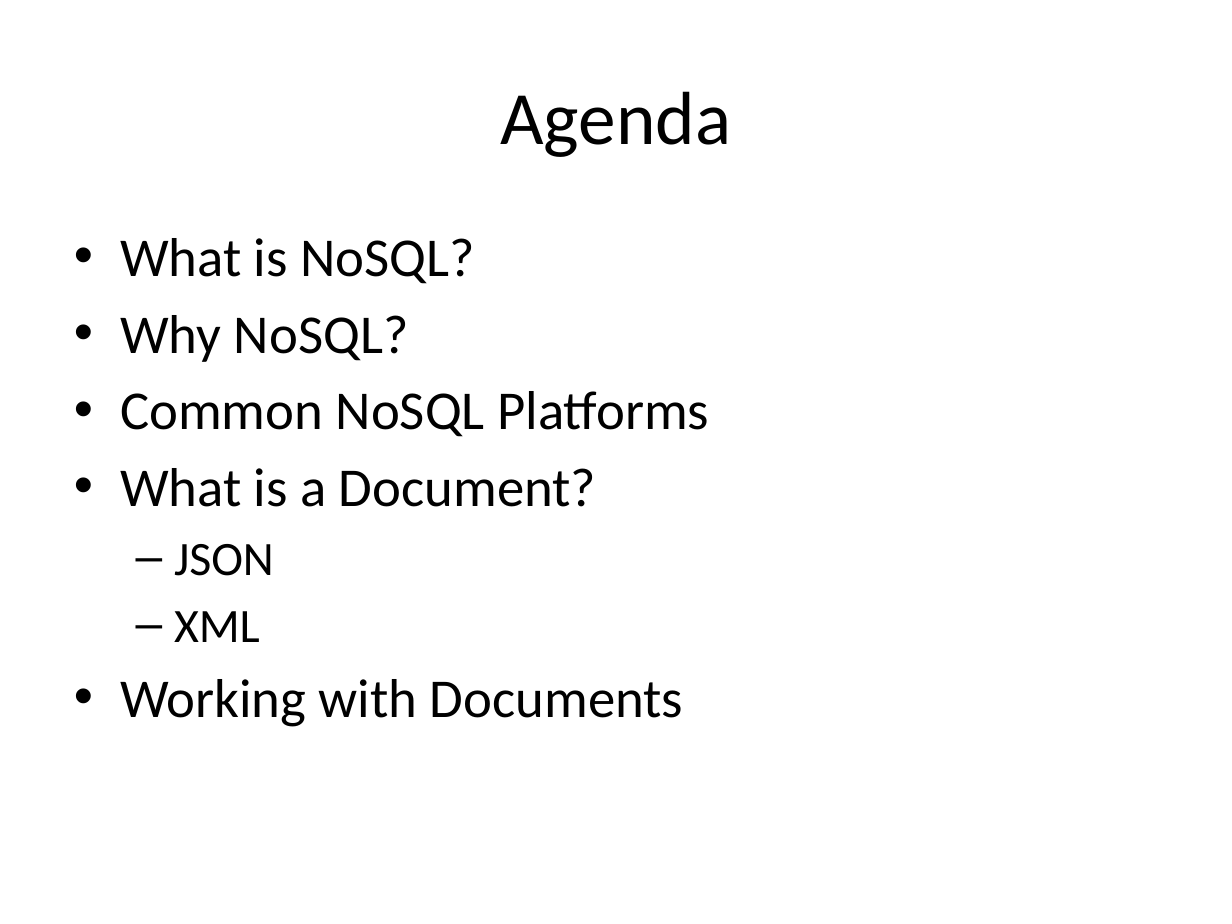
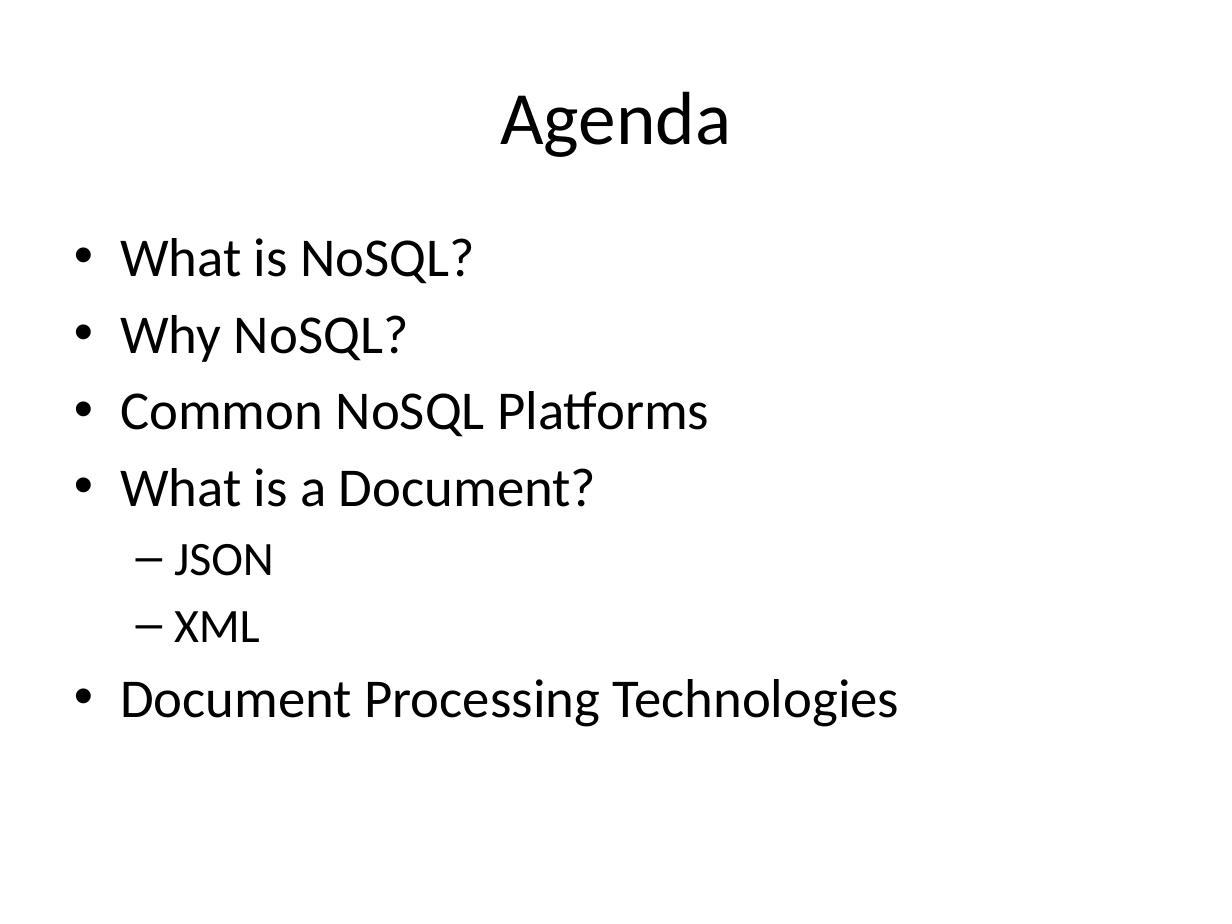
Before and after one commit to UUDeCART/NoSQL, a slide deck: slide 3 of NoSQL.pptx. Drawn at 1232x924 pixels with LibreOffice and Linux fonts; fonts in the diff are those of the drawing. Boxes give left, top, right and bottom in pixels: in the first picture for what was removed or moved away, otherwise in the second. Text is boxed around its words. In the diff, an @@ line names an element or a change of style, - is before the commit and + after.

```diff
--- a/NoSQL.pptx
+++ b/NoSQL.pptx
@@ text at (x1=120, y1=679, x2=899, y2=727): text changed @@
-• Working with Documents
+• Document Processing Technologies
```
Also in this commit, not shown: 9 other slides changed, 1 slide added.
